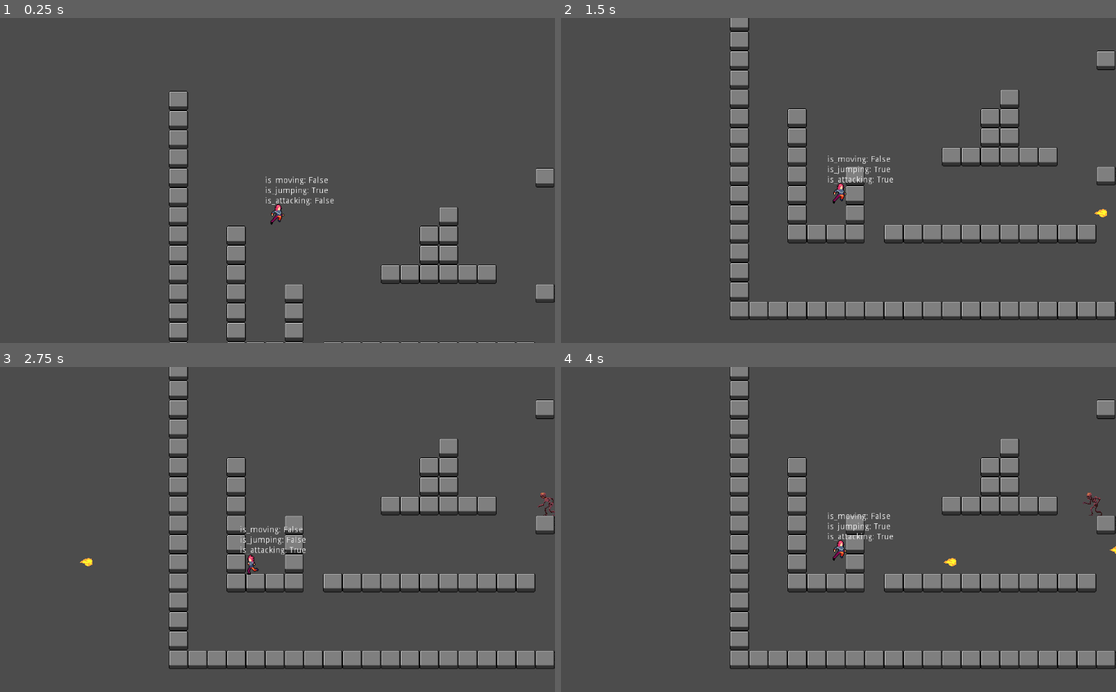
Above: before the commit, frames 1-4 (two rows, left to right).
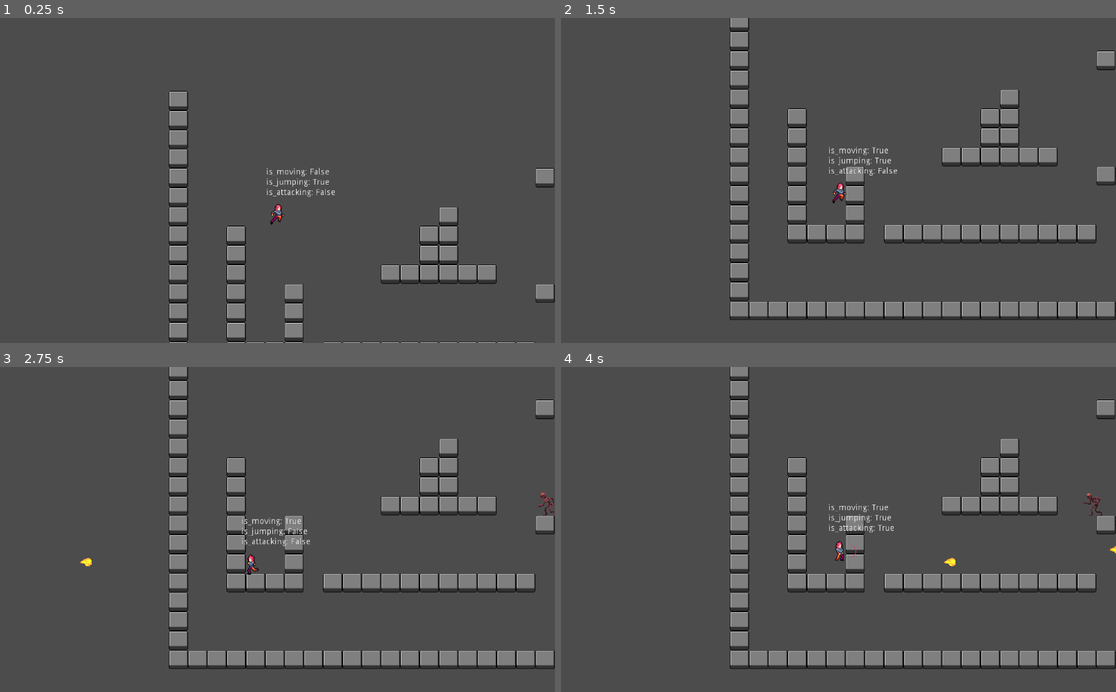
Above: after the commit, the same moments.

Repository: KateNol/StartProjektSemester1
Game: Godot game, scene res://src/levels/Map.tscn
Same seed, same stepped clock (60 frames per second), same inputs: the game is played once before the commit and once after it.
Inputs:
- Up to frame 1 (0.25 s): no input
- Up to frame 2 (1.5 s): tap Enter (attack) at 0.5, 0.6 s; hold D (move_right) from 0.53 s (still down); tap W (jump) at 0.77, 0.8, 1.07, 1.35 s
- Up to frame 3 (2.75 s): tap W (jump) at 1.52, 1.82, 2.3 s; tap Enter (attack) at 1.55, 2.1 s; release D (move_right) at 2.03 s; hold A (move_left) from 2.03 s (still down)
- Up to frame 4 (4 s): release A (move_left) at 2.78 s; hold D (move_right) from 2.78 s (still down); tap P (change_fps) at 2.85 s; tap W (jump) at 3.02, 3.32, 3.77, 3.8 s; tap Enter (attack) at 3.05, 3.6 s

The runs differ from the first frame. In frame 1, 0.4% of the frame differs, in the area x 47-61%, y 46-58%; in frame 2, 0.5%; in frame 3, 0.5%; in frame 4, 0.5%, in the area x 48-100%, y 38-61%.

Commit message:
add attack cooldown timer. add attack animation.

Diff:
--- a/src/actors/Player/Player.gd
+++ b/src/actors/Player/Player.gd
@@ -38,7 +38,9 @@
 var terminate_jump : bool
 var double_jump : bool
 
+const attack_cooldown : float = .4
 var attack : bool = false
+var attack_timer : Timer
 
 const stomp_velocity : int = -300
 
@@ -85,6 +87,8 @@
 	if attack:
 		animation_state = ANIMATION_STATES.ATTACK
 	is_jumping = false if is_on_floor() else true
+
+	is_moving = direction.length() != 0
 
 	velocity = move_and_slide(velocity, Vector2.UP)
 
@@ -111,7 +115,8 @@
 	if Input.is_action_just_released("jump"):
 		terminate_jump = true
 	if Input.is_action_just_pressed("attack"):
-		attack = true
+		if not is_attacking:
+			attack = true
 
 	if direction.length() == 0:
 		last_look_direction.y = 0
@@ -168,17 +173,27 @@
 	pass
 
 func update_animation():
+	#if $AnimatedSprite.animation != "attack1":
 	match animation_state:
 		ANIMATION_STATES.IDLE:
-			$AnimatedSprite.play("idle")
+			if not is_attacking:
+				$AnimatedSprite.play("idle")
 		ANIMATION_STATES.RUN:
-			$AnimatedSprite.play("move")
+			if not is_attacking:
+				$AnimatedSprite.play("move")
 		ANIMATION_STATES.JUMP:
-			$AnimatedSprite.play("jump")
+			if not is_attacking:
+				$AnimatedSprite.play("jump")
 		ANIMATION_STATES.ATTACK:
 			print("animation attack")
 			is_attacking = true
 			$AnimatedSprite.play("attack1")
+			attack_timer = Timer.new()
+			attack_timer.one_shot = true
+			attack_timer.wait_time = attack_cooldown
+			attack_timer.connect("timeout", self, "attack_timer_timeout")
+			add_child(attack_timer)
+			attack_timer.start()
 
 	if direction.x == -1:
 		$AnimatedSprite.flip_h = true
@@ -193,6 +208,10 @@
 
 """ SECTION SIGNAL FUNCTIONS """
 
+func attack_timer_timeout():
+	print("attack finished")
+	is_attacking = false
+
 func _on_EnemyDetector_body_entered(body):
 	print(body.name, " entered player body")
 	# die()
--- a/src/actors/Player/Player.tscn
+++ b/src/actors/Player/Player.tscn
@@ -1,6 +1,5 @@
-[gd_scene load_steps=33 format=2]
-
-[ext_resource path="res://assets/actors/godot_robot.png" type="Texture" id=1]
+[gd_scene load_steps=32 format=2]
+
 [ext_resource path="res://src/actors/Player/Player.gd" type="Script" id=2]
 [ext_resource path="res://assets/actors/Player/player_run.png" type="Texture" id=3]
 [ext_resource path="res://assets/actors/Player/player_idle.png" type="Texture" id=4]
@@ -77,47 +76,47 @@
 atlas = ExtResource( 5 )
 region = Rect2( 144, 0, 48, 48 )
 
+[sub_resource type="AtlasTexture" id=15]
+flags = 4
+atlas = ExtResource( 6 )
+region = Rect2( 0, 0, 48, 48 )
+
+[sub_resource type="AtlasTexture" id=16]
+flags = 4
+atlas = ExtResource( 6 )
+region = Rect2( 48, 0, 48, 48 )
+
+[sub_resource type="AtlasTexture" id=17]
+flags = 4
+atlas = ExtResource( 6 )
+region = Rect2( 96, 0, 48, 48 )
+
+[sub_resource type="AtlasTexture" id=18]
+flags = 4
+atlas = ExtResource( 6 )
+region = Rect2( 144, 0, 48, 48 )
+
 [sub_resource type="AtlasTexture" id=19]
 flags = 4
 atlas = ExtResource( 6 )
-region = Rect2( 0, 0, 48, 48 )
+region = Rect2( 192, 0, 48, 48 )
 
 [sub_resource type="AtlasTexture" id=20]
 flags = 4
 atlas = ExtResource( 6 )
-region = Rect2( 48, 0, 48, 48 )
+region = Rect2( 240, 0, 48, 48 )
 
 [sub_resource type="AtlasTexture" id=21]
 flags = 4
 atlas = ExtResource( 6 )
-region = Rect2( 96, 0, 48, 48 )
+region = Rect2( 288, 0, 48, 48 )
 
 [sub_resource type="AtlasTexture" id=22]
 flags = 4
 atlas = ExtResource( 6 )
-region = Rect2( 144, 0, 48, 48 )
-
-[sub_resource type="AtlasTexture" id=23]
-flags = 4
-atlas = ExtResource( 6 )
-region = Rect2( 192, 0, 48, 48 )
-
-[sub_resource type="AtlasTexture" id=24]
-flags = 4
-atlas = ExtResource( 6 )
-region = Rect2( 240, 0, 48, 48 )
-
-[sub_resource type="AtlasTexture" id=25]
-flags = 4
-atlas = ExtResource( 6 )
-region = Rect2( 288, 0, 48, 48 )
-
-[sub_resource type="AtlasTexture" id=26]
-flags = 4
-atlas = ExtResource( 6 )
 region = Rect2( 336, 0, 48, 48 )
 
-[sub_resource type="SpriteFrames" id=15]
+[sub_resource type="SpriteFrames" id=23]
 animations = [ {
 "frames": [ SubResource( 1 ), SubResource( 2 ), SubResource( 3 ), SubResource( 4 ) ],
 "loop": true,
@@ -134,40 +133,34 @@
 "name": "jump",
 "speed": 2.0
 }, {
-"frames": [ SubResource( 19 ), SubResource( 20 ), SubResource( 21 ), SubResource( 22 ), SubResource( 23 ), SubResource( 24 ), SubResource( 25 ), SubResource( 26 ) ],
+"frames": [ SubResource( 15 ), SubResource( 16 ), SubResource( 17 ), SubResource( 18 ), SubResource( 19 ), SubResource( 20 ), SubResource( 21 ), SubResource( 22 ) ],
 "loop": true,
 "name": "attack1",
-"speed": 15.0
+"speed": 20.0
 } ]
 
-[sub_resource type="RectangleShape2D" id=16]
+[sub_resource type="RectangleShape2D" id=24]
 extents = Vector2( 10, 17.0576 )
 
-[sub_resource type="RectangleShape2D" id=17]
+[sub_resource type="RectangleShape2D" id=25]
 extents = Vector2( 10.9375, 15.7291 )
 
-[sub_resource type="RectangleShape2D" id=18]
+[sub_resource type="RectangleShape2D" id=26]
 extents = Vector2( 10.8354, 1.93977 )
 
 [node name="Player" type="KinematicBody2D"]
 position = Vector2( -1.4375, -6.625 )
 collision_layer = 3
 collision_mask = 249
+collision/safe_margin = 0.5
 script = ExtResource( 2 )
 
 [node name="AnimatedSprite" type="AnimatedSprite" parent="."]
 position = Vector2( 10, -3 )
-frames = SubResource( 15 )
+frames = SubResource( 23 )
 animation = "attack1"
-frame = 2
+frame = 4
 playing = true
-
-[node name="Sprite" type="Sprite" parent="."]
-visible = false
-texture = ExtResource( 1 )
-hframes = 16
-vframes = 2
-frame = 16
 
 [node name="Camera2D" type="Camera2D" parent="."]
 current = true
@@ -179,17 +172,17 @@
 smoothing_speed = 10.0
 
 [node name="InfoLabel" type="Label" parent="Camera2D"]
-margin_left = -19.9783
-margin_top = -60.3511
-margin_right = 20.0217
-margin_bottom = -46.3511
+margin_left = -18.3265
+margin_top = -74.0373
+margin_right = 21.6735
+margin_bottom = -60.0373
 __meta__ = {
 "_edit_use_anchors_": false
 }
 
 [node name="CollisionShape2D" type="CollisionShape2D" parent="."]
 position = Vector2( 0, 1.36646 )
-shape = SubResource( 16 )
+shape = SubResource( 24 )
 
 [node name="EnemyDetector" type="Area2D" parent="."]
 collision_layer = 0
Not shown: 1 places in src/actors/Player/Player.tscn that only renumber resources
